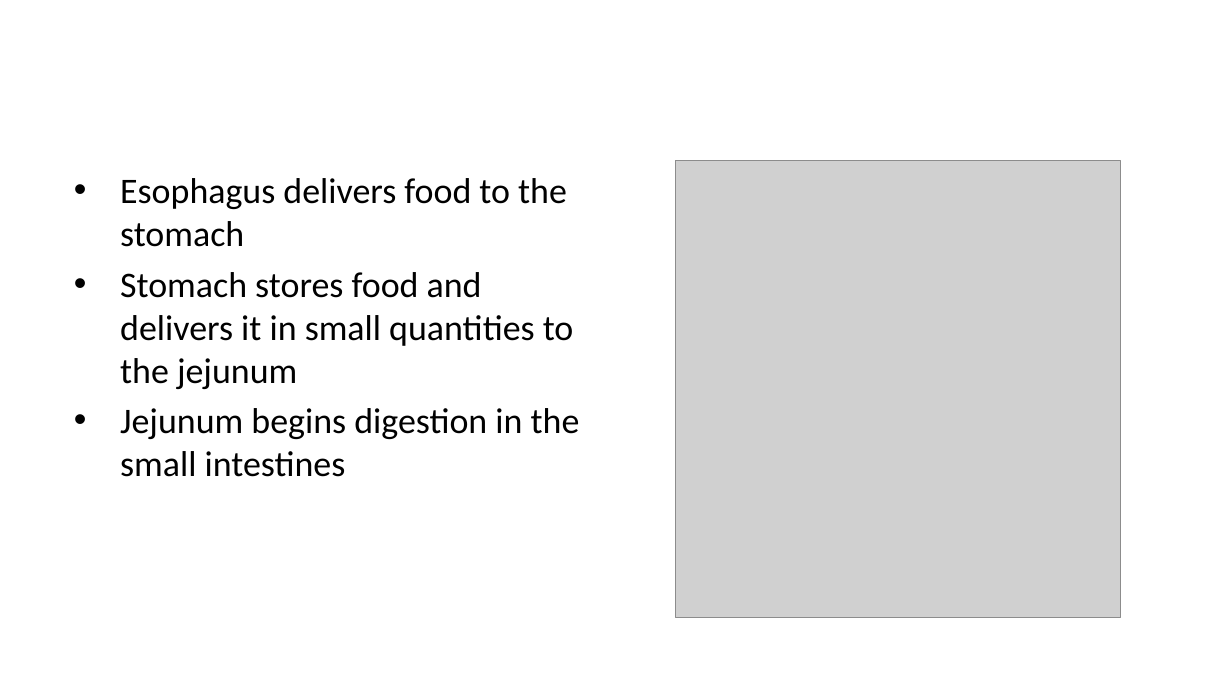
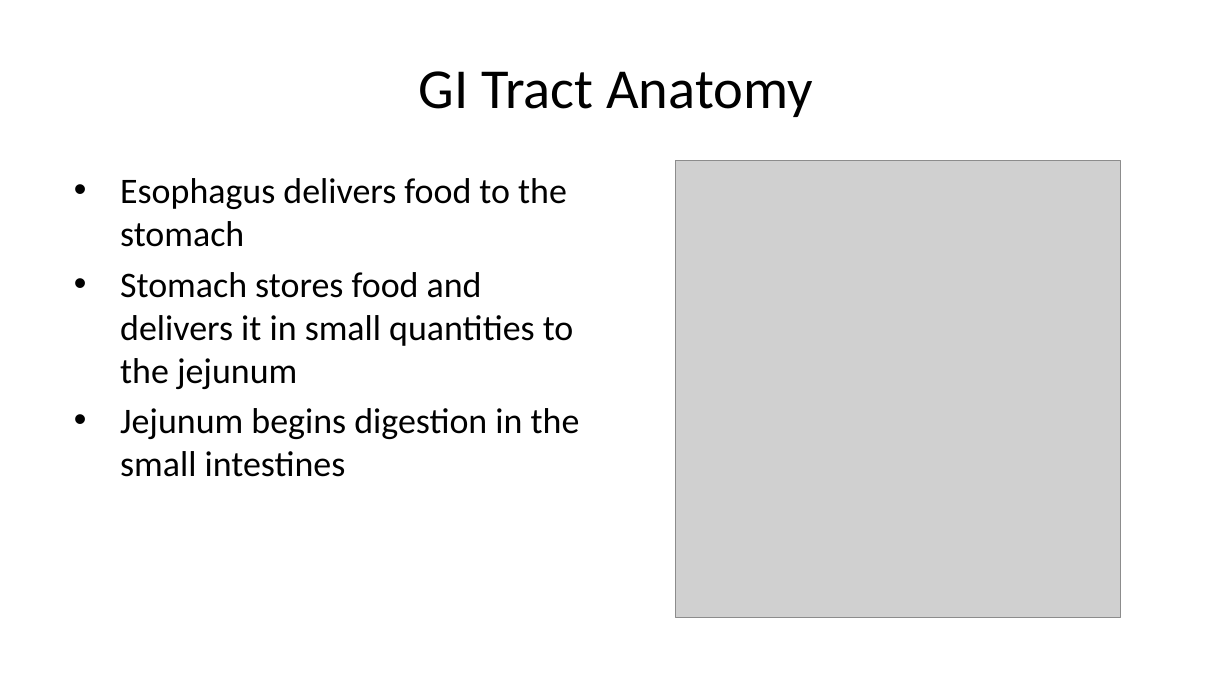
Before and after one commit to jcsalo/patient_education, a slide deck: slide 2 of lci_nutrition.pptx (slide 3 before the commit). Drawn at 1232x693 pixels with LibreOffice and Linux fonts; fonts in the diff are those of the drawing; grey boxes stand for pictures. Boxes give left, top, right and bottom in pixels: in the first picture for what was removed or moved away, otherwise in the second. Text is boxed around its words. In the diff, an @@ line names an element or a change of style, - is before the commit and + after.

```diff
--- a/lci_nutrition.pptx
+++ b/lci_nutrition.pptx
@@ title added at (419,71,813,117), 33 pt, text #000000 @@
+GI Tract Anatomy
```
Also in this commit, not shown: 5 other slides changed, 1 slide added, 7 slides removed, 39 other files.
